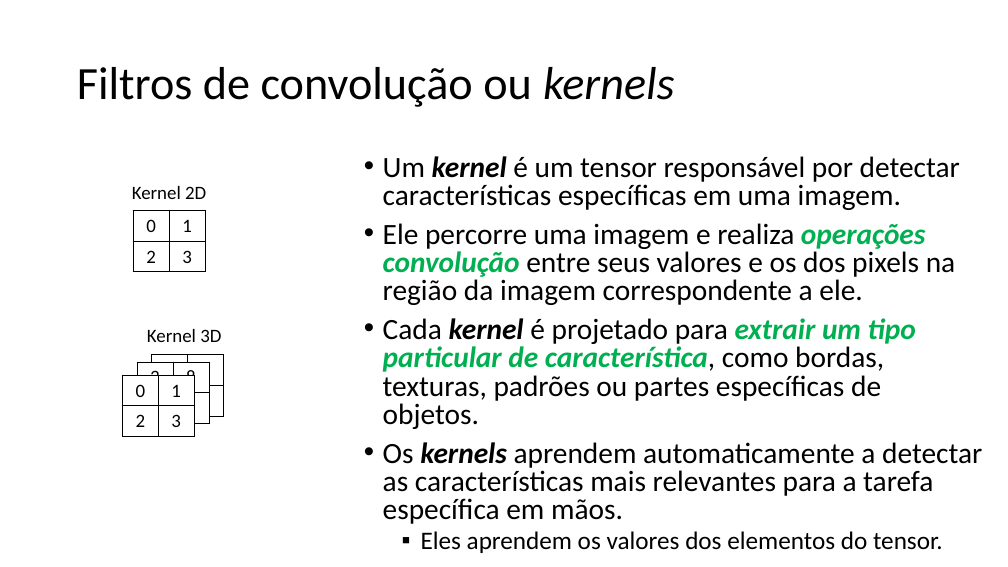
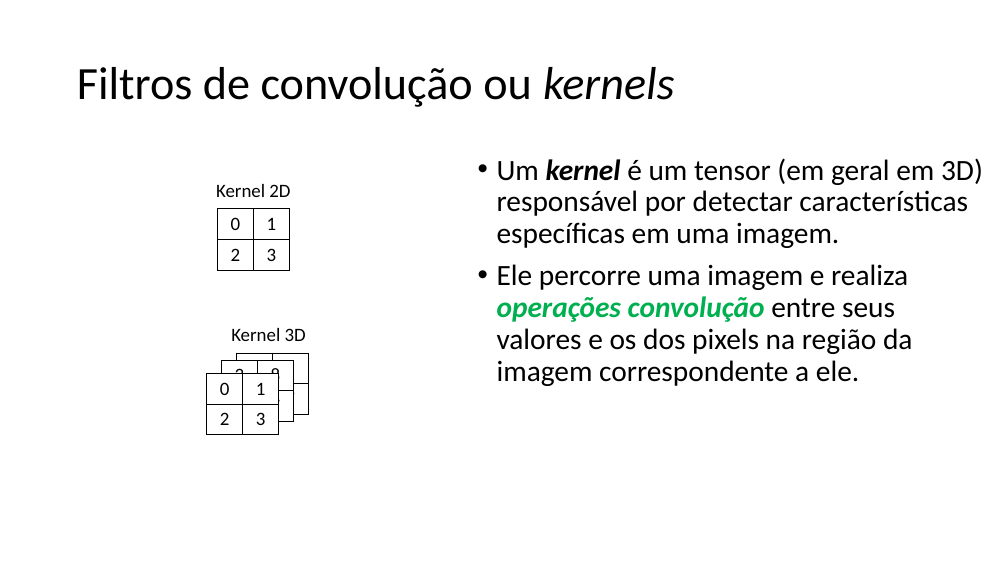
Before and after one commit to zz4fap/tp557-iot-ml, a slide deck: slide 9 of slides/TP557_12_Introduzindo_convoluções.pptx (slide 7 before the commit). Drawn at 1008x567 pixels with LibreOffice and Linux fonts; fonts in the diff are those of the drawing. Boxes give left, top, right and bottom in pixels: in the first picture for what was removed or moved away, otherwise in the second. Text is boxed around its words. In the diff, an @@ line names an element or a change of style, - is before the commit and + after.

Commit message:
update of slides

```diff
--- a/slides/TP557_12_Introduzindo_convoluções.pptx
+++ b/slides/TP557_12_Introduzindo_convoluções.pptx
@@ text "Um kernel é um tensor ..." moved from (x1=383, y1=156, x2=982, y2=553) to (x1=497, y1=158, x2=983, y2=386) @@
@@ text at (x1=497, y1=158, x2=983, y2=248): text changed @@
-• Um kernel é um tensor responsável por detectar características específicas em uma imagem.
+• Um kernel é um tensor (em geral em 3D) responsável por detectar características específicas em uma imagem.
@@ 4 tables, 1 text moved together from (x1=123, y1=186, x2=225, y2=436) to (x1=206, y1=184, x2=309, y2=435) @@
@@ text at (x1=497, y1=264, x2=912, y2=386): line spacing 0.8 to 0.9 @@
@@ text "Kernel 3D" moved from (x1=147, y1=329, x2=221, y2=342) to (x1=231, y1=328, x2=306, y2=341) @@
@@ text at (x1=383, y1=318, x2=982, y2=553): paragraphs removed @@
-• Cada kernel é projetado para extrair um tipo particular de característica, como bordas, texturas, padrões ou partes específicas de objetos.
-• Os kernels aprendem automaticamente a detectar as características mais relevantes para a tarefa específica em mãos.
-  ▪ Eles aprendem os valores dos elementos do tensor.
```
Also in this commit, not shown: 2 other slides changed, 11 slides added, 2 slides removed, 3 other files.
